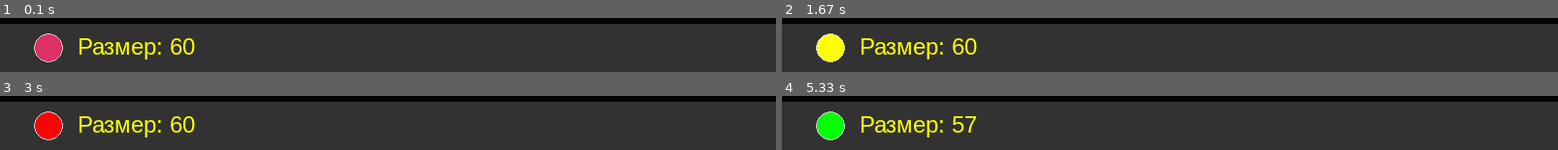
Above: before the commit, frames 1-4 (two rows, left to right).
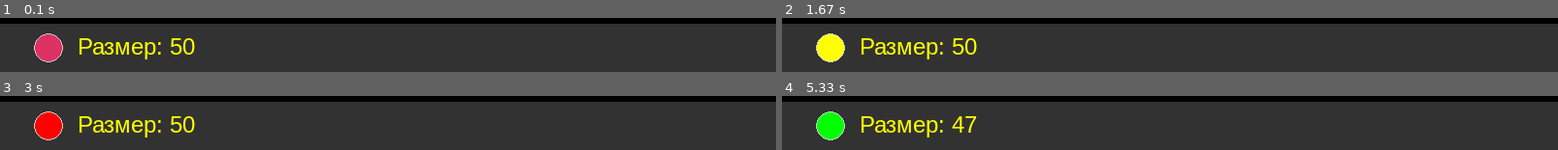
Above: after the commit, the same moments.

Repository: ArchakovBullet/Scripts_Python
Game: pygame game, started from Book_Python_for_Children/3_Ball_New_Interface.py
The game is run twice, just before and just after one commit, with the same random seed, the same clock (stepped at 60 frames per second) and the same inputs.
Inputs:
- Up to frame 1 (0.1 s): no input
- Up to frame 2 (1.67 s): tap - at 0.33 s; tap 2 at 0.67 s; tap + at 1.5 s
- Up to frame 3 (3 s): tap 3 at 1.83 s; tap 1 at 2.67 s
- Up to frame 4 (5.33 s): tap 2 at 3 s; tap 1 at 3.83 s; tap 3 at 4.17 s; tap - at 5 s

The runs differ from the first frame. In frame 1, 0.1% of the frame differs, in the area x 22-24%, y 37-68%; in frame 2, 0.1%; in frame 3, 0.1%; in frame 4, 0.3%, in the area x 21-24%, y 37-68%.

Commit message:
Работ с ограничениями размера шарика

Diff:
--- a/Book_Python_for_Children/3_Ball_New_Interface.py
+++ b/Book_Python_for_Children/3_Ball_New_Interface.py
@@ -1,6 +1,7 @@
 '''''''Новый интерфейс старого кода(стр.50) - 01.05.2026'''''''
 
-import pygame as pg, sys
+import pygame as pg
+import sys
 import os
 
 pg.init()
@@ -38,7 +39,7 @@
 black = (0,0,0)
 
 x,y = 400,300
-size = 60
+size = 50
 color = cherry
 
 font = pg.font.SysFont('Arial', 24) # шрифт для надписи Размер.
@@ -93,10 +94,15 @@
 
     if keys[pg.K_SPACE]: screen.fill(black)
 
-    if 15 < size < 100:
-        if keys[pg.K_KP_MINUS]: size -= 1
-        elif keys[pg.K_KP_PLUS]: size += 1
-    else: size = 60
+    # if 15 < size < 100:
+    #     if keys[pg.K_KP_MINUS]: size -= 1
+    #     elif keys[pg.K_KP_PLUS]: size += 1
+    # else: size = 60
+
+    if keys[pg.K_KP_MINUS] and size > 10:
+        size -= 1
+    if keys[pg.K_KP_PLUS] and size < 60:
+        size += 1
 
     pg.draw.rect(screen, (50,50,50), (0,550,800, 50))
     pg.draw.circle(screen,color, (50,575), 15)
